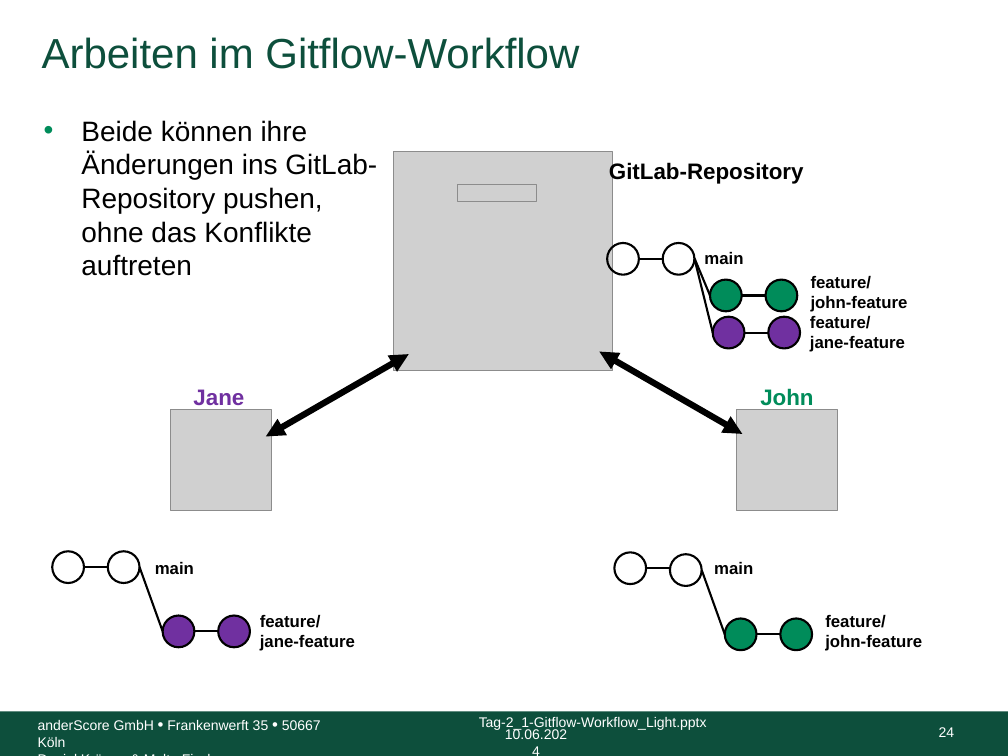
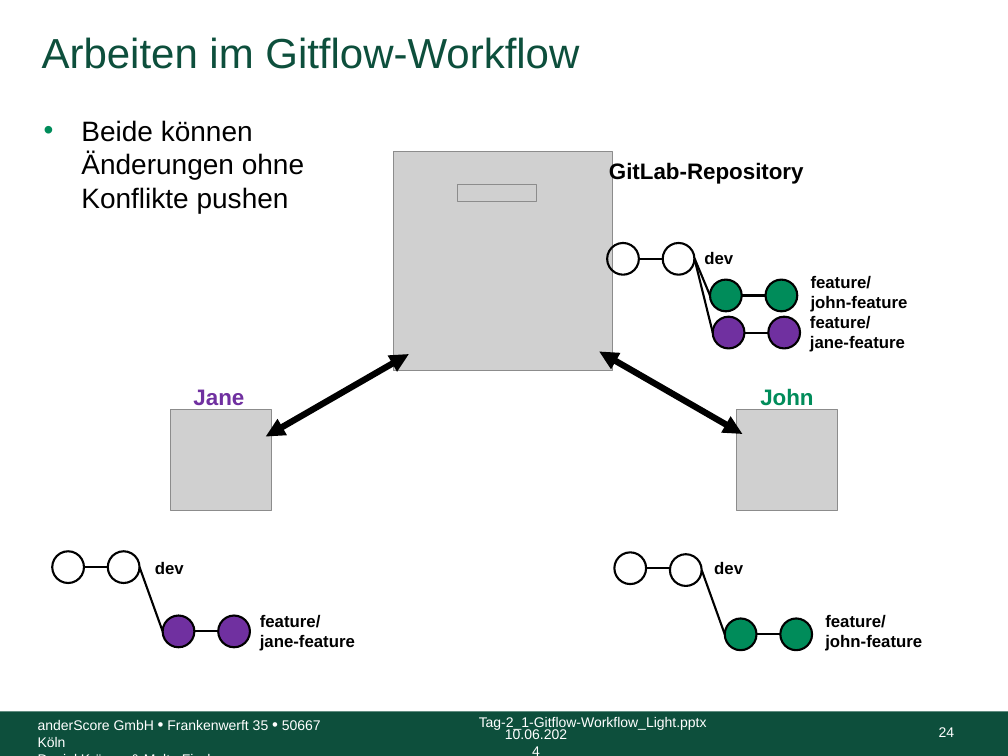
Before and after one commit to anderscore-gmbh/gitlab, a slide deck: slide 24 of slides/Tag-2_1-Gitflow-Workflow_Light.pptx. Drawn at 1008x756 pixels with LibreOffice and Linux fonts; fonts in the diff are those of the drawing; grey boxes stand for pictures; background and template pictures are left out. Boxes give left, top, right and bottom in pixels: in the first picture for what was removed or moved away, otherwise in the second. Text is boxed around its words. In the diff, an @@ line names an element or a change of style, - is before the commit and + after.

```diff
--- a/slides/Tag-2_1-Gitflow-Workflow_Light.pptx
+++ b/slides/Tag-2_1-Gitflow-Workflow_Light.pptx
@@ text at [81, 120, 304, 213]: text changed @@
-• Beide können ihre Änderungen ins GitLab-Repository pushen, ohne das Konflikte auftreten
+• Beide können Änderungen ohne Konflikte pushen
@@ text at [704, 252, 733, 264]: text changed @@
-main
+dev
@@ text at [155, 562, 184, 574]: text changed @@
-main
+dev
@@ text at [714, 562, 743, 574]: text changed @@
-main
+dev
```
Also in this commit, not shown: 17 other slides changed, 3 other files.
